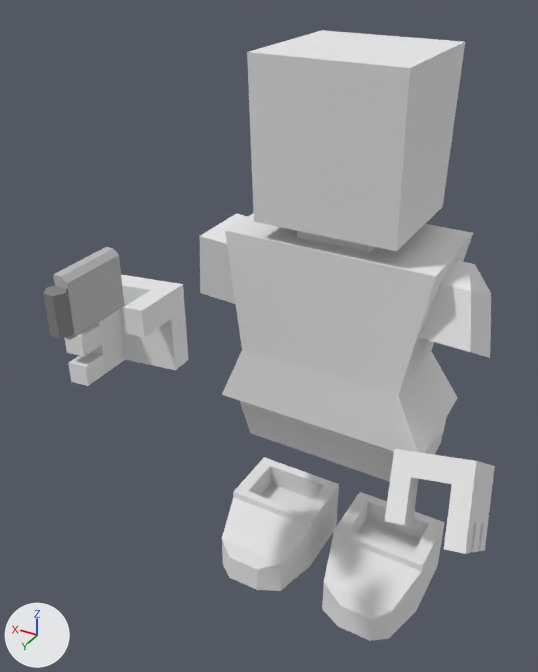
A saved change to the Blender file src/resources/weapons.blend.
Rendered twice from a 50 mm lens placed at (-1.68, 1.9, 1.46), pointed at (-0.42, -0.34, -0.03). Arrows for +X, +Y and +Z are at lower left; the lights stay in place. The same objects are shown in both versions, whatever each file hides.

Objects in the first picture: 'display', 'player_base_Mesh.042'.
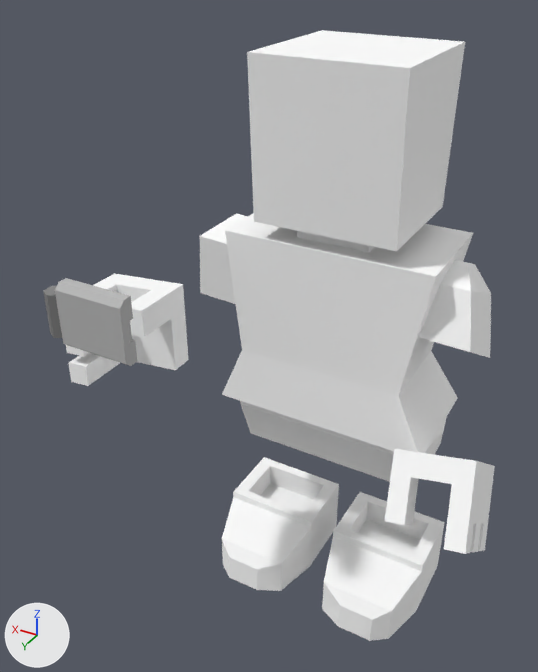
ob_displaynode is not drawn itself; it is the parent of ob_display.

Pixel boxes (x1, y1, x2, y2) of what changed, in the pictures (538 x 672 px):
'player_base_Mesh.042', recoloured
    both: (65, 30, 495, 641)
'display', turned
    before: (43, 247, 124, 340)
    after: (43, 278, 137, 366)

Edits to the bpy script that builds the scene:
```text
Change mat_none_001:
    mat_none_001.base_color: (0.8, 0.8, 0.8) -> (1.0, 1.0, 1.0)  # white #e7e7e7 -> white #ffffff
Change ob_displaynode:
    ob_displaynode.rotation_euler: (0.0, 0.0, 0.0) -> (0.0, 0.0, -1.571)  # degrees (0, 0, 0) -> degrees (0, 0, -90)
```
